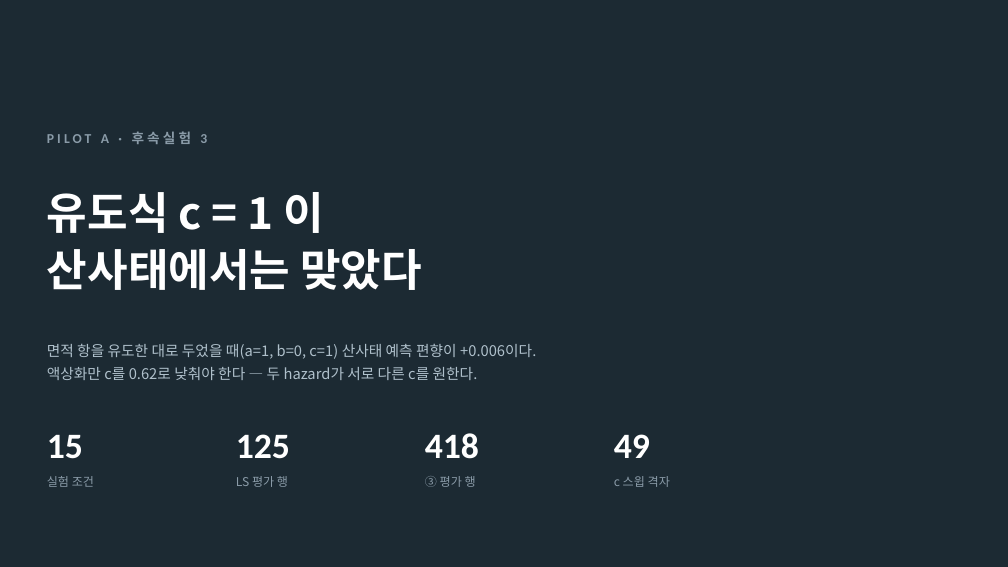
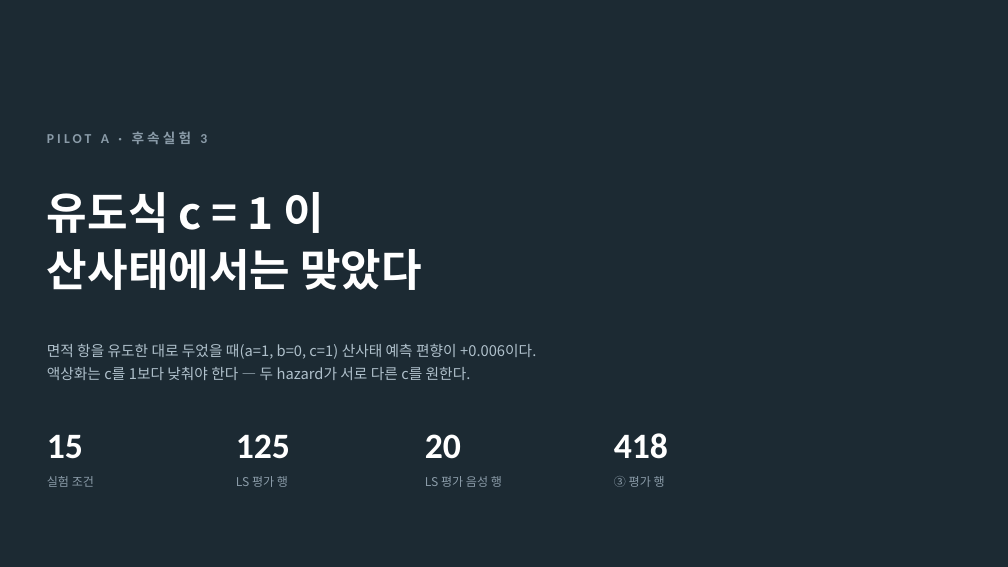
Before and after one commit to minji1217/pilotA-minji, a slide deck: slide 1 of docs/후속실험3_발표.pptx. Drawn at 1008x567 pixels with LibreOffice and Linux fonts; fonts in the diff are those of the drawing. Boxes give left, top, right and bottom in pixels: in the first picture for what was removed or moved away, otherwise in the second. Text is boxed around its words. In the diff, an @@ line names an element or a change of style, - is before the commit and + after.

```diff
--- a/docs/후속실험3_발표.pptx
+++ b/docs/후속실험3_발표.pptx
@@ text at bbox=[47, 367, 471, 380]: text changed @@
-액상화만 c를 0.62로 낮춰야 한다 — 두 hazard가 서로 다른 c를 원한다.
+액상화는 c를 1보다 낮춰야 한다 — 두 hazard가 서로 다른 c를 원한다.
@@ text at bbox=[425, 434, 461, 459]: text changed @@
-418
+20
@@ text at bbox=[614, 433, 668, 459]: text changed @@
-49
+418
@@ text at bbox=[425, 476, 502, 487]: text changed @@
-③ 평가 행
+LS 평가 음성 행
@@ text at bbox=[614, 476, 665, 487]: text changed @@
-c 스윕 격자
+③ 평가 행
```
Also in this commit, not shown: 13 other slides changed, 5 slides removed, 11 other files.
